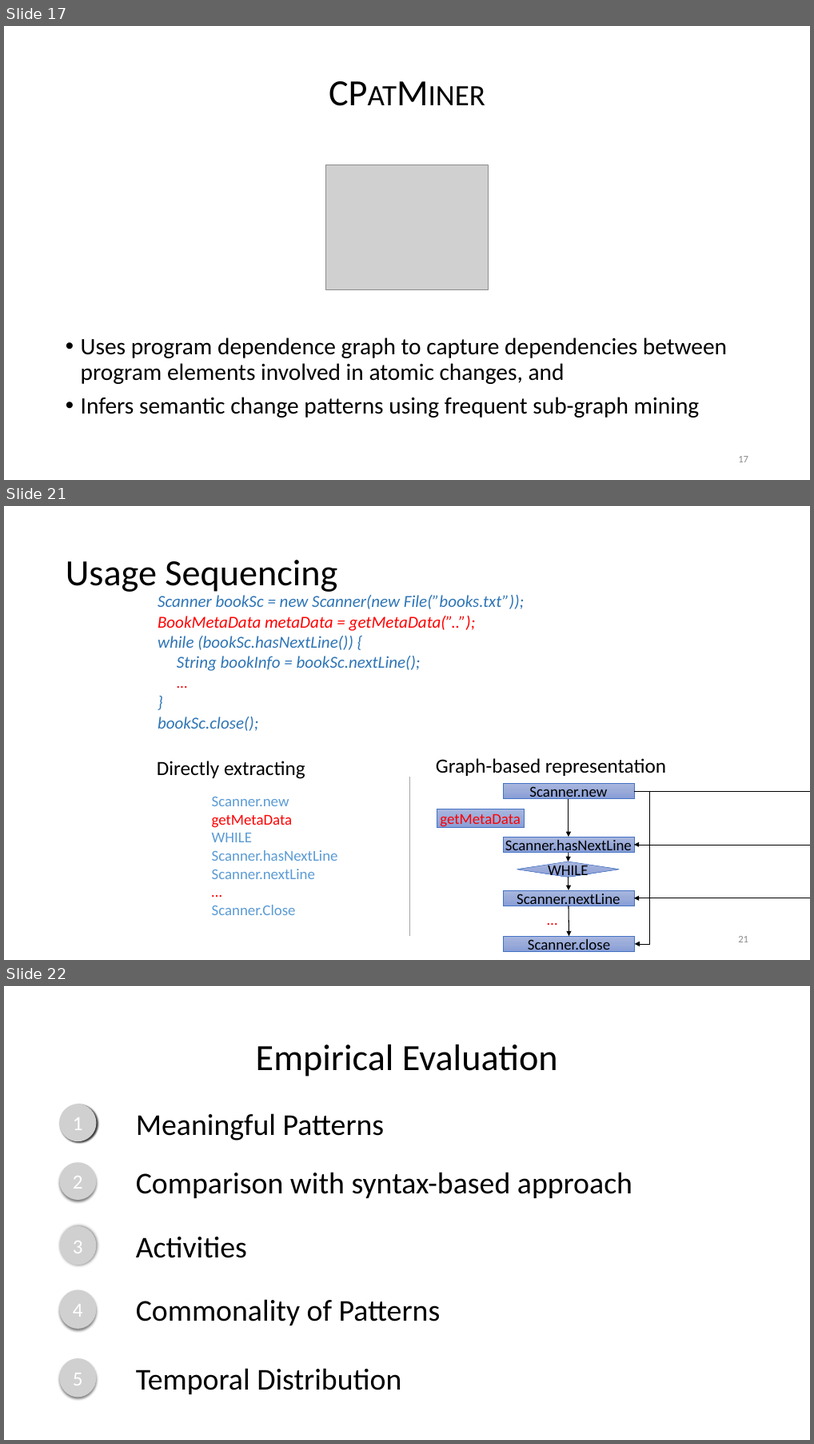
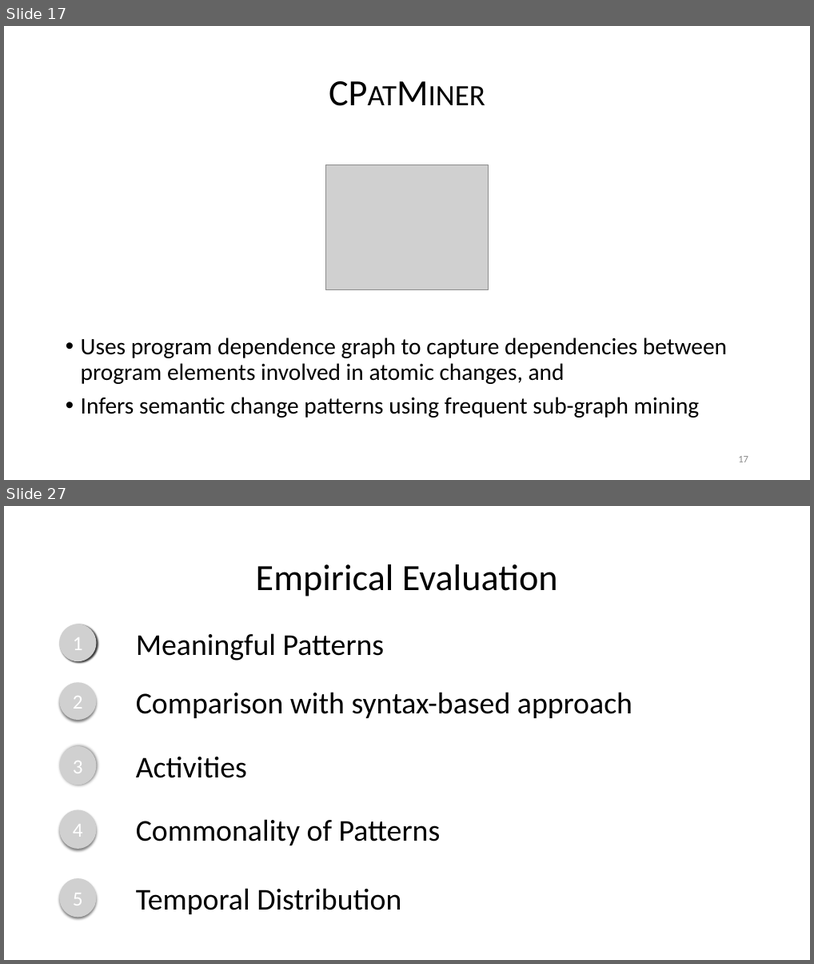
Before and after one commit to nguyenhoan/CPatMiner, a slide deck: CPatMiner_2.pptx. Shown one above the other, each under a label of ours: slides 17, 21 and 22 before the commit, slides 17 and 27 after it; the slides between them are not shown. The pictures are 814x1444 and 814x964 pixels, drawn with LibreOffice and Linux fonts; fonts in the diff are those of the drawing; grey boxes stand for pictures. Boxes give left, top, right and bottom in pixels: in the first picture for what was removed or moved away, otherwise in the second. Text is boxed around its words. In the diff, an @@ line names an element or a change of style, - is before the commit and + after.

```diff
--- a/CPatMiner_2.pptx
+++ b/CPatMiner_2.pptx
@@ slide 21 removed at (4, 506, 810, 960), background #FFFFFF @@
@@ title removed at (66, 560, 338, 592) @@
-Usage Sequencing
@@ text removed at (158, 595, 524, 731) @@
-  Scanner bookSc = new Scanner(new File(”books.txt”));
-  BookMetaData metaData = getMetaData(”..”);
-  while (bookSc.hasNextLine()) {
-  String bookInfo = bookSc.nextLine();
-…
-  }
-  bookSc.close();
@@ text removed at (157, 760, 306, 779) @@
-Directly extracting
@@ text removed at (436, 758, 666, 776) @@
-Graph-based representation
@@ line removed from (410, 777) to (410, 936) @@
@@ group removed at (437, 783, 650, 952): 5 rectangles, 4 arrows, 3 elbow arrows, 1 diamond, 1 text @@
-getMetaData
-Scanner.new
-WHILE
-Scanner.hasNextLine
-Scanner.nextLine
-…
-Scanner.close
@@ text removed at (212, 796, 338, 915) @@
-Scanner.new getMetaData
-WHILE
-Scanner.hasNextLine Scanner.nextLine
-…
-Scanner.Close
@@ page number removed at (738, 936, 749, 942) @@
-21
@@ what was slide 22 is now slide 27 @@
```
Also in this commit, not shown: 5 slides changed, 7 slides added, 2 other slides removed.
